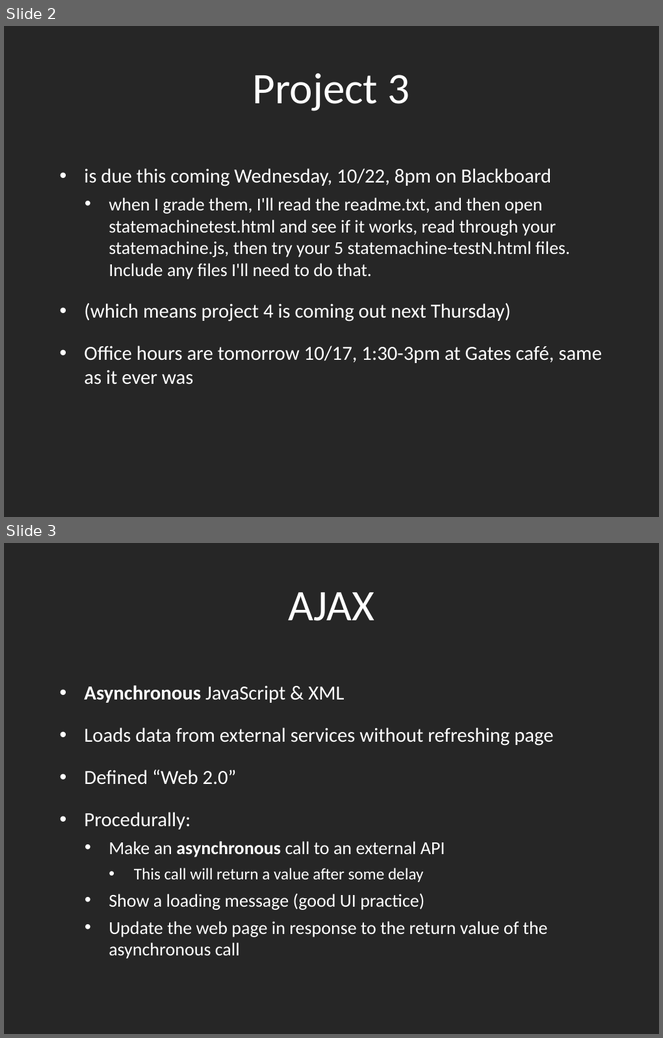
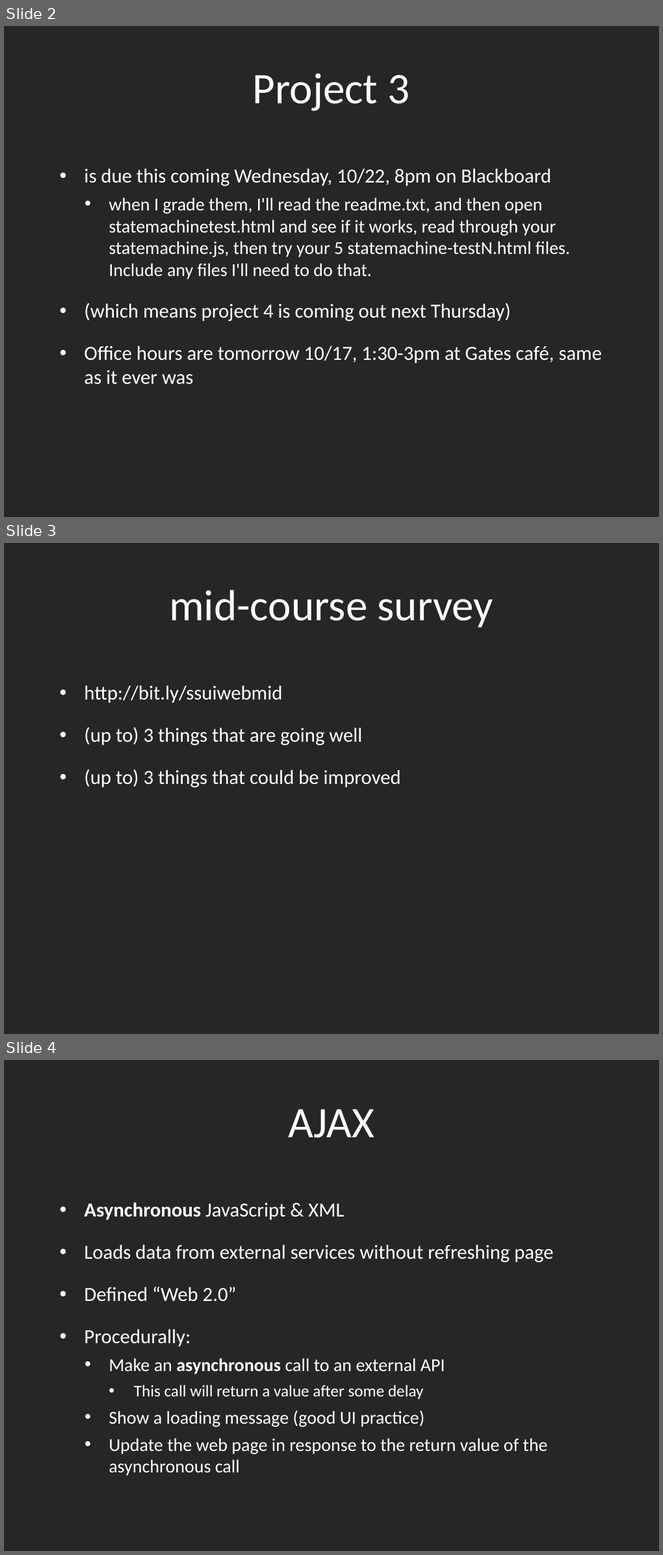
Before and after one commit to dantasse/ssuiweb2014, a slide deck: week08/week08.pptx. Shown one above the other, each under a label of ours: slides 2 and 3 before the commit, slides 2, 3 and 4 after it. The pictures are 663x1038 and 663x1555 pixels, drawn with LibreOffice and Linux fonts; fonts in the diff are those of the drawing. Boxes give left, top, right and bottom in pixels: in the first picture for what was removed or moved away, otherwise in the second. Text is boxed around its words. In the diff, an @@ line names an element or a change of style, - is before the commit and + after.

```diff
--- a/week08/week08.pptx
+++ b/week08/week08.pptx
@@ slide 3 added at [4, 543, 659, 1034], background #262626 @@
@@ title added at [169, 590, 494, 627], 48 pt, text #FFFFFF @@
+mid-course survey
@@ text added at [84, 685, 401, 788], 22 pt, text #FFFFFF @@
+• http://bit.ly/ssuiwebmid
+• (up to) 3 things that are going well
+• (up to) 3 things that could be improved
@@ what was slide 3 is now slide 4 @@
```
Also in this commit, not shown: 3 slides changed, 1 other slide added.
